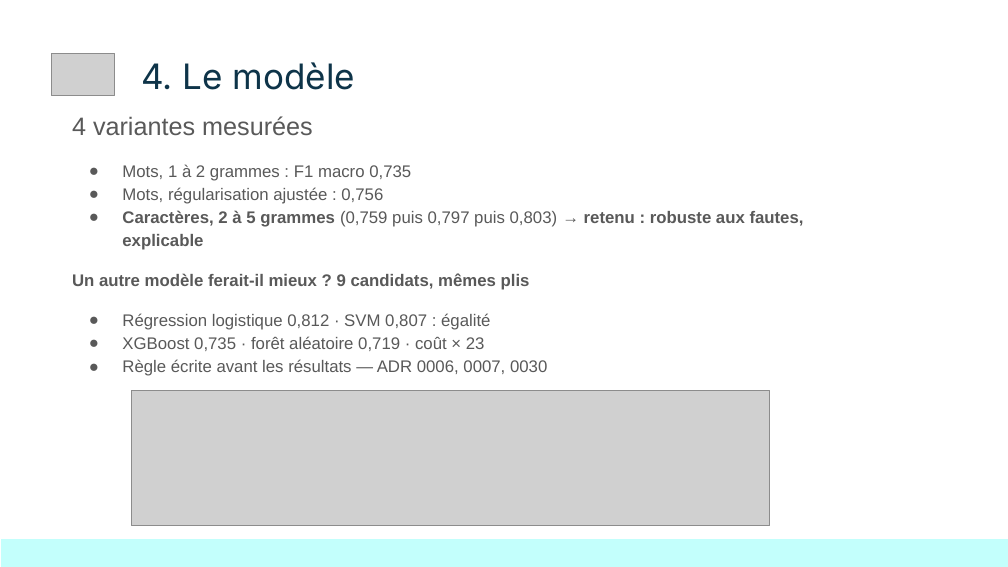
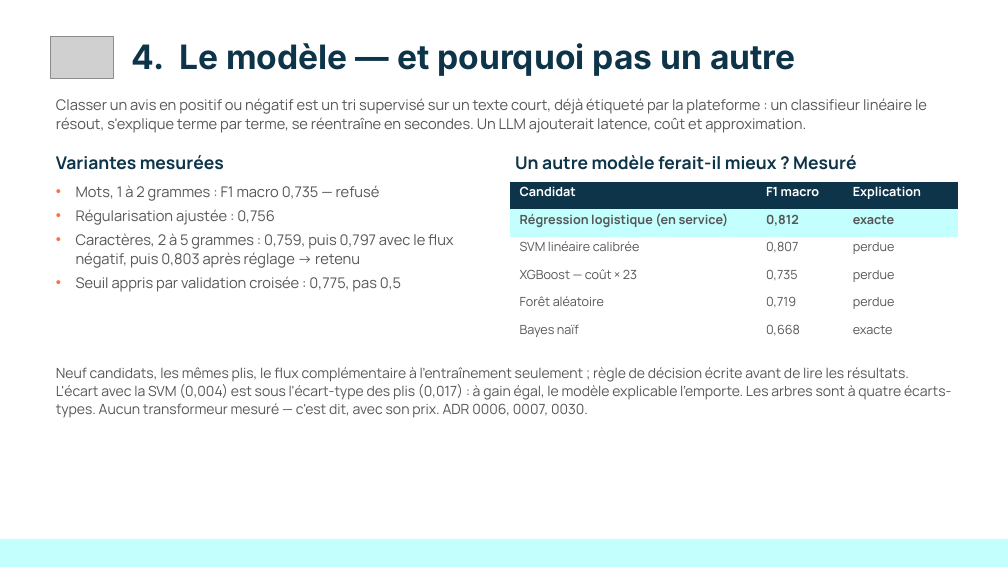
Before and after one commit to KinSushi/reviewpulse-pipeline, a slide deck: slide 6 of docs/presentation/ReviewPulse_DemoDay.pptx. Drawn at 1008x567 pixels with LibreOffice and Linux fonts; fonts in the diff are those of the drawing; grey boxes stand for pictures. Boxes give left, top, right and bottom in pixels: in the first picture for what was removed or moved away, otherwise in the second. Text is boxed around its words. In the diff, an @@ line names an element or a change of style, - is before the commit and + after.

```diff
--- a/docs/presentation/ReviewPulse_DemoDay.pptx
+++ b/docs/presentation/ReviewPulse_DemoDay.pptx
@@ picture: place and size @@
-picture at bbox=[51, 53, 115, 96]
+picture at bbox=[50, 36, 113, 79]
@@ text added at bbox=[132, 43, 796, 76], 24 pt, text #0E3449, bold @@
+4. Le modèle — et pourquoi pas un autre
@@ title removed at bbox=[142, 62, 355, 90] @@
-4. Le modèle
@@ text added at bbox=[56, 98, 927, 133], 10.5 pt, text #55575A @@
+Classer un avis en positif ou négatif est un tri supervisé sur un texte court, déjà étiqueté par la plateforme : un classifieur linéaire le résout, s'explique terme par terme, se réentraîne en secondes. Un LLM ajouterait latence, coût et approximation.
@@ text removed at bbox=[72, 116, 804, 376] @@
-4 variantes mesurées
-● Mots, 1 à 2 grammes : F1 macro 0,735
-● Mots, régularisation ajustée : 0,756
-● Caractères, 2 à 5 grammes (0,759 puis 0,797 puis 0,803) → retenu : robuste aux fautes, explicable
-Un autre modèle ferait-il mieux ? 9 candidats, mêmes plis
-● Régression logistique 0,812 · SVM 0,807 : égalité
-● XGBoost 0,735 · forêt aléatoire 0,719 · coût × 23
-● Règle écrite avant les résultats — ADR 0006, 0007, 0030
@@ text added at bbox=[56, 155, 224, 170], 12.5 pt, text #0E3449, bold @@
+Variantes mesurées
@@ text added at bbox=[515, 155, 856, 170], 12.5 pt, text #0E3449, bold @@
+Un autre modèle ferait-il mieux ? Mesuré
@@ text added at bbox=[76, 185, 454, 292], 10.5 pt, text #55575A @@
+• Mots, 1 à 2 grammes : F1 macro 0,735 — refusé
+• Régularisation ajustée : 0,756
+• Caractères, 2 à 5 grammes : 0,759, puis 0,797 avec le flux négatif, puis 0,803 après réglage → retenu
+• Seuil appris par validation croisée : 0,775, pas 0,5
@@ table added at bbox=[510, 182, 958, 348], 6 rows, 3 columns @@
+Candidat | F1 macro | Explication
+Régression logistique (en service) | 0,812 | exacte
+SVM linéaire calibrée | 0,807 | perdue
+XGBoost — coût × 23 | 0,735 | perdue
+Forêt aléatoire | 0,719 | perdue
+Bayes naïf | 0,668 | exacte
@@ text added at bbox=[56, 367, 951, 418], 10 pt, text #55575A @@
+Neuf candidats, les mêmes plis, le flux complémentaire à l'entraînement seulement ; règle de décision écrite avant de lire les résultats. L'écart avec la SVM (0,004) est sous l'écart-type des plis (0,017) : à gain égal, le modèle explicable l'emporte. Les arbres sont à quatre écarts-types. Aucun transformeur mesuré — c'est dit, avec son prix. ADR 0006, 0007, 0030.
@@ picture removed at bbox=[131, 390, 769, 525] @@
```
Also in this commit, not shown: 7 other slides changed, 13 other files.
